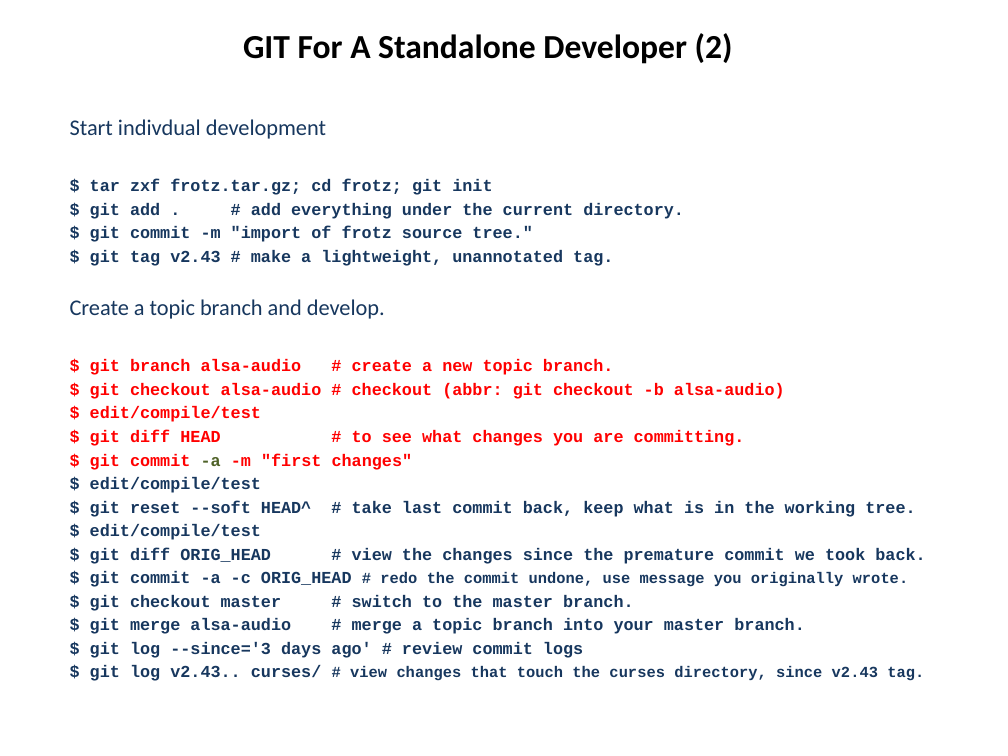
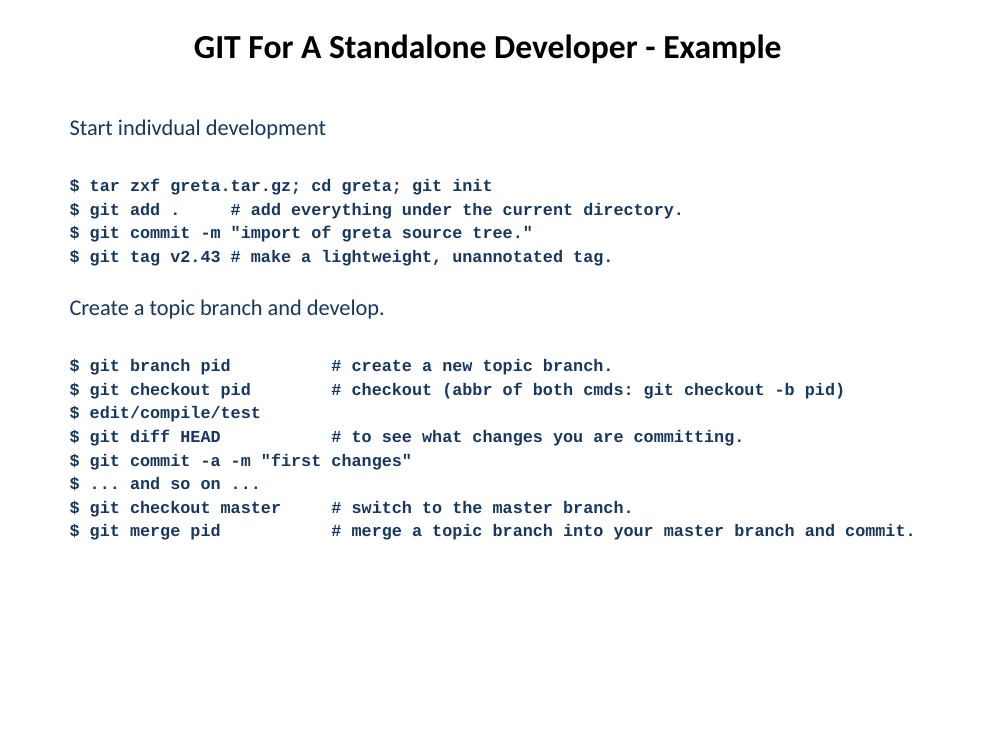
Before and after one commit to hanbei/git_tutorial, a slide deck: slide 33 of architektur.pptx (slide 40 before the commit). Drawn at 1008x756 pixels with LibreOffice and Linux fonts; fonts in the diff are those of the drawing. Boxes give left, top, right and bottom in pixels: in the first picture for what was removed or moved away, otherwise in the second. Text is boxed around its words. In the diff, an @@ line names an element or a change of style, - is before the commit and + after.

```diff
--- a/architektur.pptx
+++ b/architektur.pptx
@@ title at (194,34,781,64): text changed @@
-GIT For A Standalone Developer (2)
+GIT For A Standalone Developer - Example
@@ subtitle at (90,179,492,195): text changed @@
-$ tar zxf frotz.tar.gz; cd frotz; git init
+$ tar zxf greta.tar.gz; cd greta; git init
@@ subtitle at (90,226,532,242): text changed @@
-$ git commit -m "import of frotz source tree."
+$ git commit -m "import of greta source tree."
@@ subtitle at (90,359,845,399): text changed; text colour #FF0000 to #17375E @@
-$ git branch alsa-audio # create a new topic branch.
-$ git checkout alsa-audio # checkout (abbr: git checkout -b alsa-audio)
+$ git branch pid # create a new topic branch.
+$ git checkout pid # checkout (abbr of both cmds: git checkout -b pid)
@@ subtitle at (90,406,745,470): text colour #FF0000 to #17375E in "$ edit/compile/test", "$ git diff HEAD # to see ...", "$ git commit -m "first changes""; text colour #4F6228 to #17375E in "-a" @@
@@ subtitle at (130,477,221,489): text changed @@
-$ edit/compile/test
-$ git reset --soft HEAD^ # take last commit back, keep what is in the working tree.
-$ edit/compile/test
-$ git diff ORIG_HEAD # view the changes since the premature commit we took back.
-$ git commit -a -c ORIG_HEAD # redo the commit undone, use message you originally wrote.
+$ ... and so on ...
@@ subtitle at (90,524,916,540): text changed @@
-$ git merge alsa-audio # merge a topic branch into your master branch.
-$ git log --since='3 days ago' # review commit logs
-$ git log v2.43.. curses/ # view changes that touch the curses directory, since v2.43 tag.
+$ git merge pid # merge a topic branch into your master branch and commit.
```
Also in this commit, not shown: 8 other slides changed, 7 slides removed.
